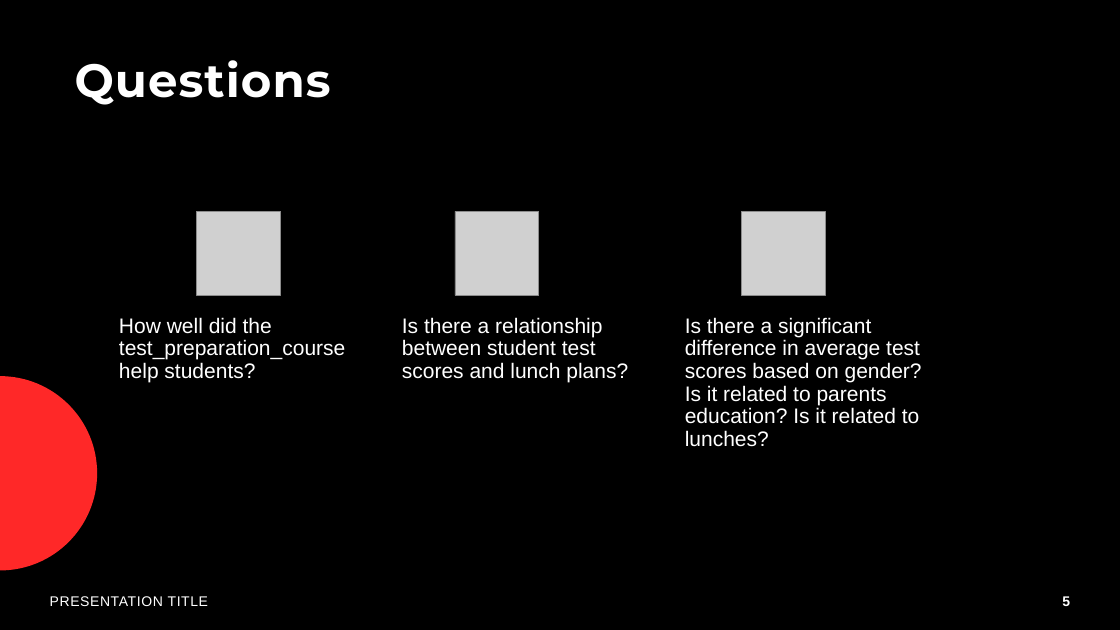
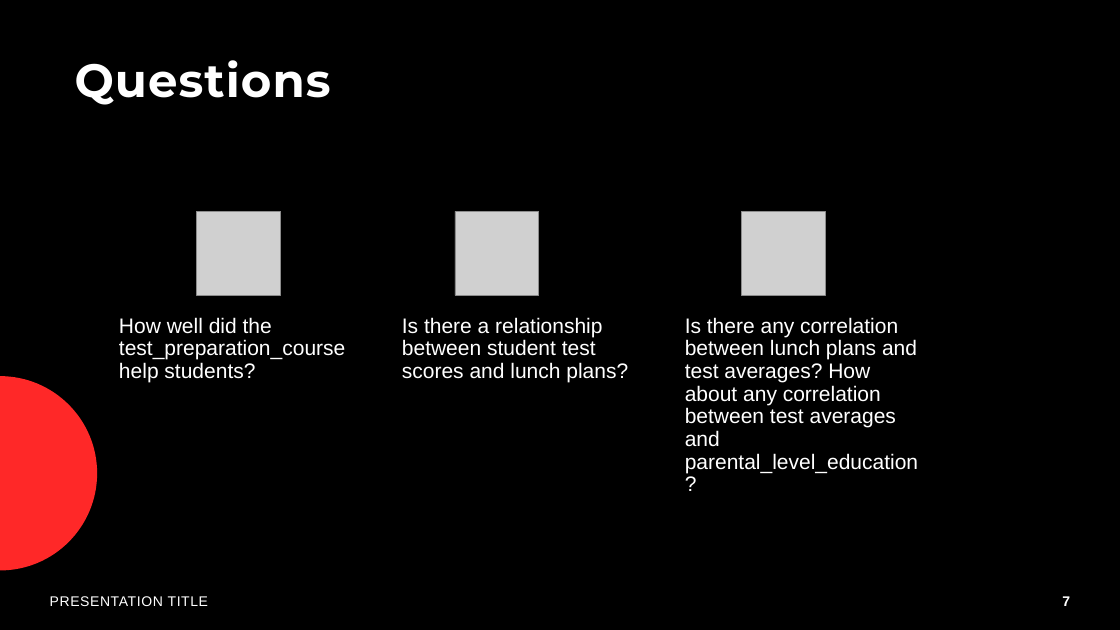
Before and after one commit to realaaron/DataAnalysisTraining, a slide deck: slide 7 of Project/Project0.pptx (slide 5 before the commit). Drawn at 1120x630 pixels with LibreOffice and Linux fonts; fonts in the diff are those of the drawing; grey boxes stand for pictures; background and template pictures are left out. Boxes give left, top, right and bottom in pixels: in the first picture for what was removed or moved away, otherwise in the second. Text is boxed around its words. In the diff, an @@ line names an element or a change of style, - is before the commit and + after.

```diff
--- a/Project/Project0.pptx
+++ b/Project/Project0.pptx
@@ text at (685, 317, 918, 473): text changed @@
-Is there a significant difference in average test scores based on gender? Is it related to parents education? Is it related to lunches?
+Is there any correlation between lunch plans and test averages? How about any correlation between test averages and parental_level_education?
@@ page number at (1062, 596, 1070, 606): text changed @@
-5
+7
```
Also in this commit, not shown: 5 other slides changed, 8 slides added.
